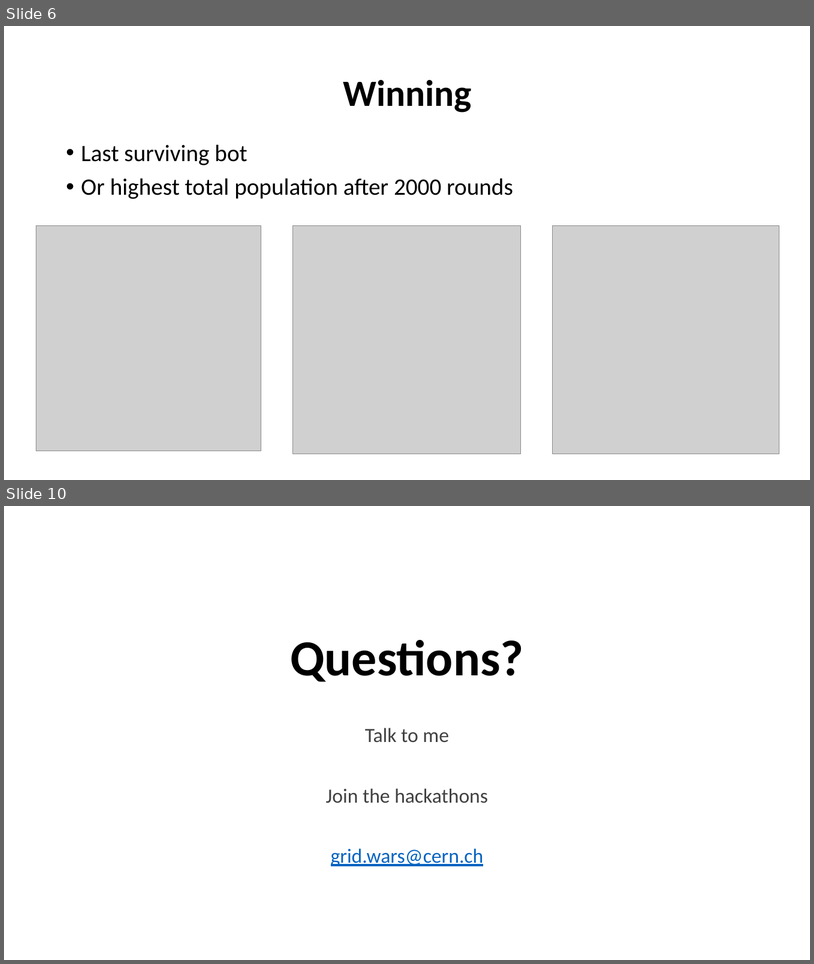
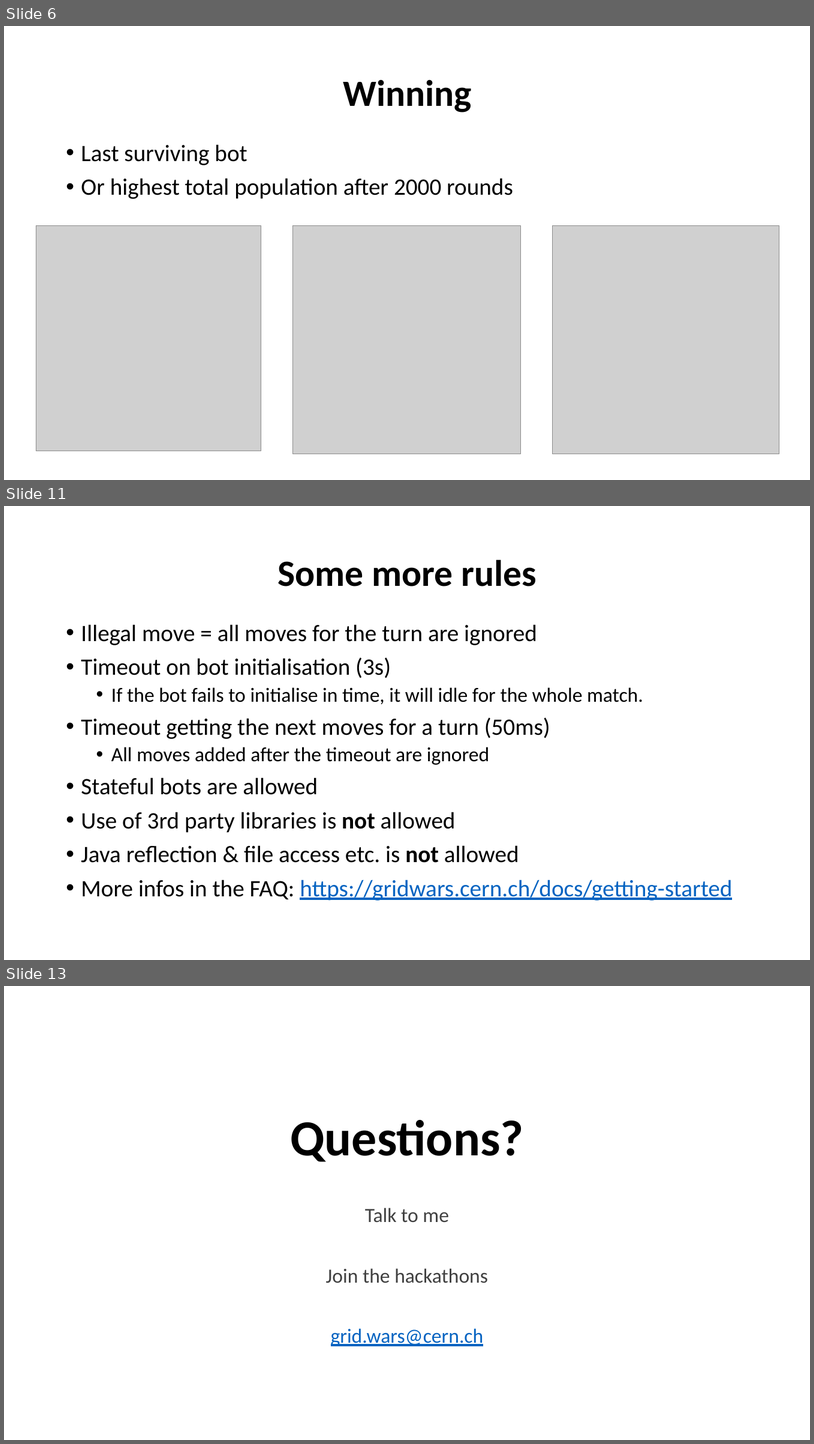
Before and after one commit to dkekel/gridwars, a slide deck: presentation/gridwars-intro-2018.pptx. Shown one above the other, each under a label of ours: slides 6 and 10 before the commit, slides 6, 11 and 13 after it; the slides between them are not shown. The pictures are 814x964 and 814x1444 pixels, drawn with LibreOffice and Linux fonts; fonts in the diff are those of the drawing; grey boxes stand for pictures. Boxes give left, top, right and bottom in pixels: in the first picture for what was removed or moved away, otherwise in the second. Text is boxed around its words. In the diff, an @@ line names an element or a change of style, - is before the commit and + after.

```diff
--- a/presentation/gridwars-intro-2018.pptx
+++ b/presentation/gridwars-intro-2018.pptx
@@ slide 11 added at [4, 506, 810, 960], background #FFFFFF @@
@@ title added at [278, 559, 537, 586], 44 pt, text #000000, bold @@
+Some more rules
@@ text added at [81, 624, 732, 900], 28 pt, text #000000 @@
+• Illegal move = all moves for the turn are ignored
+• Timeout on bot initialisation (3s)
+  • If the bot fails to initialise in time, it will idle for the whole match.
+• Timeout getting the next moves for a turn (50ms)
+  • All moves added after the timeout are ignored
+• Stateful bots are allowed
+• Use of 3rd party libraries is not allowed
+• Java reflection & file access etc. is not allowed
+• More infos in the FAQ: https://gridwars.cern.ch/docs/getting-started
@@ what was slide 10 is now slide 13 @@
```
Also in this commit, not shown: 3 slides changed, 3 other slides added, 1 slide removed, 6 other files.
